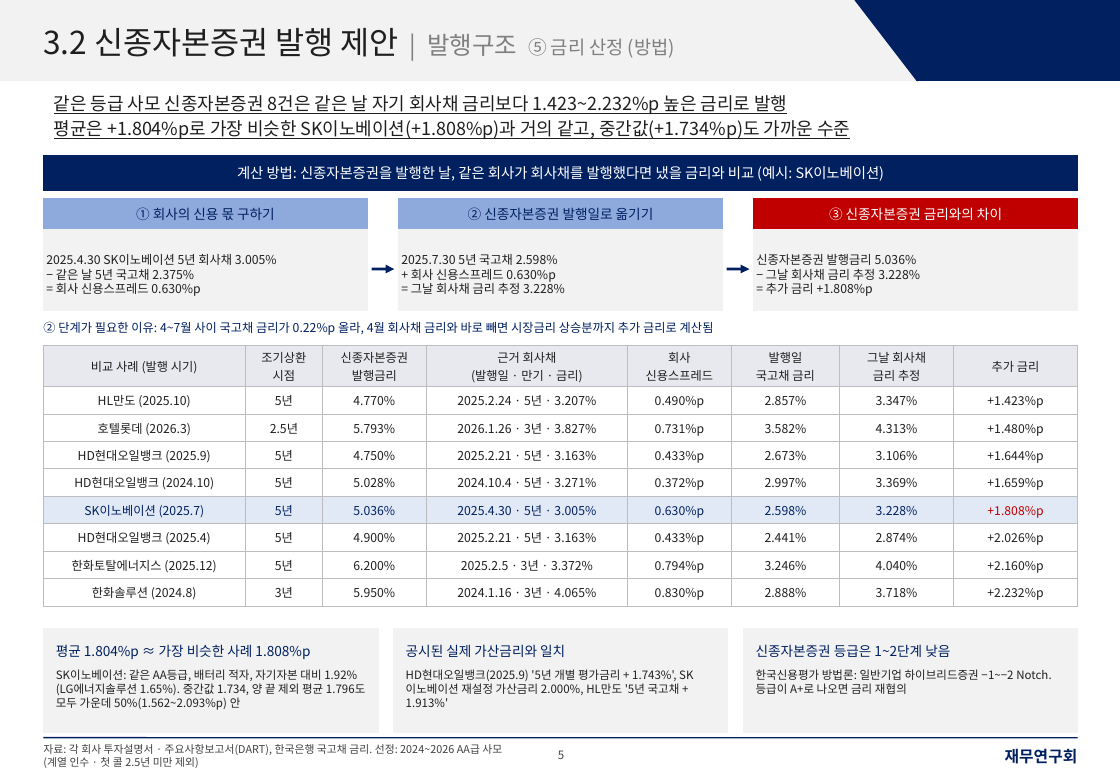
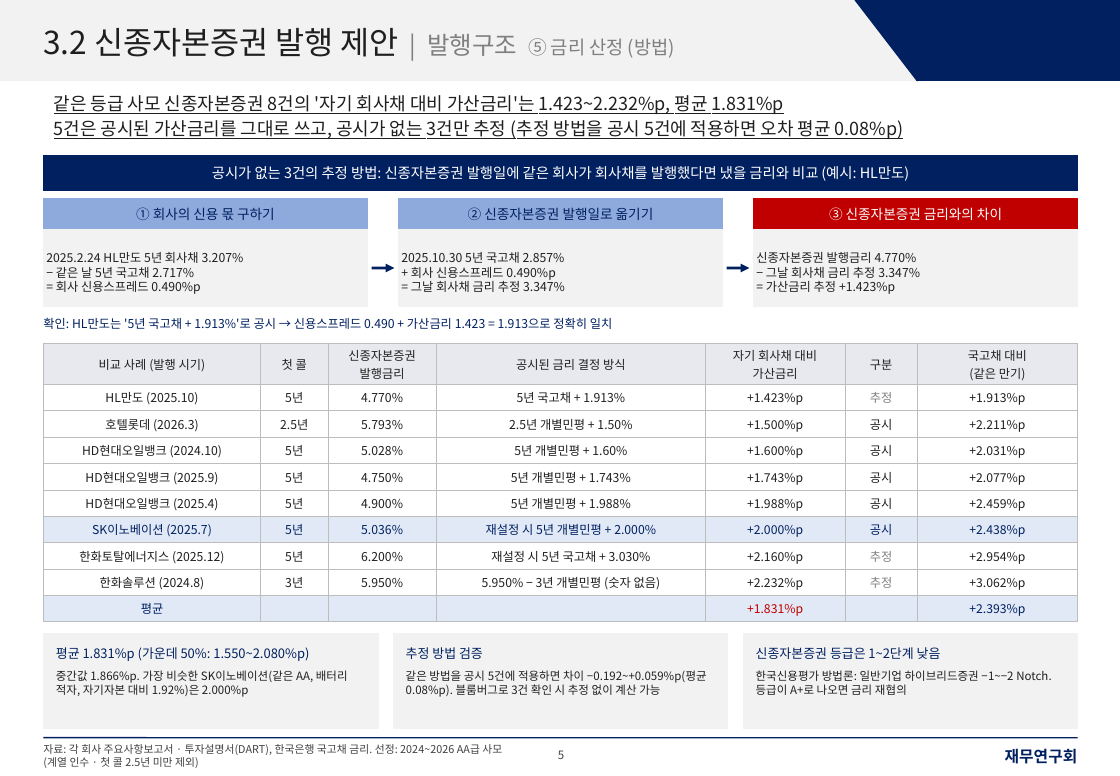
Before and after one commit to shy065542-rgb/SSHHYY, a slide deck: slide 5 of LGES_신종_발행구조_재무연구회양식.pptx. Drawn at 1120x776 pixels with LibreOffice and Linux fonts; fonts in the diff are those of the drawing. Boxes give left, top, right and bottom in pixels: in the first picture for what was removed or moved away, otherwise in the second. Text is boxed around its words. In the diff, an @@ line names an element or a change of style, - is before the commit and + after.

```diff
--- a/LGES_신종_발행구조_재무연구회양식.pptx
+++ b/LGES_신종_발행구조_재무연구회양식.pptx
@@ text at (54,95,903,139): text changed @@
-같은 등급 사모 신종자본증권 8건은 같은 날 자기 회사채 금리보다 1.423~2.232%p 높은 금리로 발행
-평균은 +1.804%p로 가장 비슷한 SK이노베이션(+1.808%p)과 거의 같고, 중간값(+1.734%p)도 가까운 수준
+같은 등급 사모 신종자본증권 8건의 '자기 회사채 대비 가산금리'는 1.423~2.232%p, 평균 1.831%p
+5건은 공시된 가산금리를 그대로 쓰고, 공시가 없는 3건만 추정 (추정 방법을 공시 5건에 적용하면 오차 평균 0.08%p)
@@ text in rectangle at (212,166,909,181): text changed @@
-계산 방법: 신종자본증권을 발행한 날, 같은 회사가 회사채를 발행했다면 냈을 금리와 비교 (예시: SK이노베이션)
+공시가 없는 3건의 추정 방법: 신종자본증권 발행일에 같은 회사가 회사채를 발행했다면 냈을 금리와 비교 (예시: HL만도)
@@ rectangle "2025.2.24 HL만도 5년 회사채 3.207%": place and size @@
-rectangle "2025.2.24 HL만도 5년 회사채 3.207%" at (43,230,367,310)
+rectangle "2025.2.24 HL만도 5년 회사채 3.207%" at (43,230,367,306)
@@ rectangle "2025.10.30 5년 국고채 2.857%": place and size @@
-rectangle "2025.10.30 5년 국고채 2.857%" at (398,230,722,310)
+rectangle "2025.10.30 5년 국고채 2.857%" at (398,230,722,306)
@@ rectangle "신종자본증권 발행금리 4.770%": place and size @@
-rectangle "신종자본증권 발행금리 4.770%" at (754,230,1078,310)
+rectangle "신종자본증권 발행금리 4.770%" at (754,230,1078,306)
@@ text in rectangle at (46,252,244,294): text changed @@
-2025.4.30 SK이노베이션 5년 회사채 3.005%
-− 같은 날 5년 국고채 2.375%
-= 회사 신용스프레드 0.630%p
+2025.2.24 HL만도 5년 회사채 3.207%
+− 같은 날 5년 국고채 2.717%
+= 회사 신용스프레드 0.490%p
@@ text in rectangle at (401,252,565,292): text changed @@
-2025.7.30 5년 국고채 2.598%
-+ 회사 신용스프레드 0.630%p
-= 그날 회사채 금리 추정 3.228%
+2025.10.30 5년 국고채 2.857%
++ 회사 신용스프레드 0.490%p
+= 그날 회사채 금리 추정 3.347%
@@ text in rectangle at (756,252,920,294): text changed @@
-신종자본증권 발행금리 5.036%
-− 그날 회사채 금리 추정 3.228%
-= 추가 금리 +1.808%p
+신종자본증권 발행금리 4.770%
+− 그날 회사채 금리 추정 3.347%
+= 가산금리 추정 +1.423%p
@@ text at (43,317,612,329): text changed @@
-② 단계가 필요한 이유: 4~7월 사이 국고채 금리가 0.22%p 올라, 4월 회사채 금리와 바로 빼면 시장금리 상승분까지 추가 금리로 계산됨
+확인: HL만도는 '5년 국고채 + 1.913%'로 공시 → 신용스프레드 0.490 + 가산금리 1.423 = 1.913으로 정확히 일치
@@ table at (43,343,1078,620) @@
-비교 사례 (발행 시기) | 조기상환 / 시점 | 신종자본증권 / 발행금리 | 근거 회사채 / (발행일 · 만기 · 금리) | 회사 / 신용스프레드 | 발행일 / 국고채 금리 | 그날 회사채 / 금리 추정 | 추가 금리
-HL만도 (2025.10) | 5년 | 4.770% | 2025.2.24 · 5년 · 3.207% | 0.490%p | 2.857% | 3.347% | +1.423%p
-호텔롯데 (2026.3) | 2.5년 | 5.793% | 2026.1.26 · 3년 · 3.827% | 0.731%p | 3.582% | 4.313% | +1.480%p
-HD현대오일뱅크 (2025.9) | 5년 | 4.750% | 2025.2.21 · 5년 · 3.163% | 0.433%p | 2.673% | 3.106% | +1.644%p
-HD현대오일뱅크 (2024.10) | 5년 | 5.028% | 2024.10.4 · 5년 · 3.271% | 0.372%p | 2.997% | 3.369% | +1.659%p
-SK이노베이션 (2025.7) | 5년 | 5.036% | 2025.4.30 · 5년 · 3.005% | 0.630%p | 2.598% | 3.228% | +1.808%p
-HD현대오일뱅크 (2025.4) | 5년 | 4.900% | 2025.2.21 · 5년 · 3.163% | 0.433%p | 2.441% | 2.874% | +2.026%p
-한화토탈에너지스 (2025.12) | 5년 | 6.200% | 2025.2.5 · 3년 · 3.372% | 0.794%p | 3.246% | 4.040% | +2.160%p
-한화솔루션 (2024.8) | 3년 | 5.950% | 2024.1.16 · 3년 · 4.065% | 0.830%p | 2.888% | 3.718% | +2.232%p
+비교 사례 (발행 시기) | 첫 콜 | 신종자본증권 / 발행금리 | 공시된 금리 결정 방식 | 자기 회사채 대비 / 가산금리 | 구분 | 국고채 대비 / (같은 만기)
+HL만도 (2025.10) | 5년 | 4.770% | 5년 국고채 + 1.913% | +1.423%p | 추정 | +1.913%p
+호텔롯데 (2026.3) | 2.5년 | 5.793% | 2.5년 개별민평 + 1.50% | +1.500%p | 공시 | +2.211%p
+HD현대오일뱅크 (2024.10) | 5년 | 5.028% | 5년 개별민평 + 1.60% | +1.600%p | 공시 | +2.031%p
+HD현대오일뱅크 (2025.9) | 5년 | 4.750% | 5년 개별민평 + 1.743% | +1.743%p | 공시 | +2.077%p
+HD현대오일뱅크 (2025.4) | 5년 | 4.900% | 5년 개별민평 + 1.988% | +1.988%p | 공시 | +2.459%p
+SK이노베이션 (2025.7) | 5년 | 5.036% | 재설정 시 5년 개별민평 + 2.000% | +2.000%p | 공시 | +2.438%p
+한화토탈에너지스 (2025.12) | 5년 | 6.200% | 재설정 시 5년 국고채 + 3.030% | +2.160%p | 추정 | +2.954%p
+한화솔루션 (2024.8) | 3년 | 5.950% | 5.950% − 3년 개별민평 (숫자 없음) | +2.232%p | 추정 | +3.062%p
+평균 |  |  |  | +1.831%p |  | +2.393%p
@@ rectangle: place and size @@
-rectangle at (43,629,377,732)
+rectangle at (43,633,377,728)
@@ text at (56,647,309,661): text changed; size 9.5 to 9 pt @@
-평균 1.804%p ≈ 가장 비슷한 사례 1.808%p
+평균 1.831%p (가운데 50%: 1.550~2.080%p)
@@ rectangle: place and size @@
-rectangle at (393,629,727,732)
+rectangle at (393,633,727,728)
@@ text at (406,647,483,659): text changed; size 9.5 to 9 pt @@
-공시된 실제 가산금리와 일치
+추정 방법 검증
@@ rectangle: place and size @@
-rectangle at (744,629,1078,732)
+rectangle at (744,633,1078,728)
@@ text "신종자본증권 등급은 1~2단계 낮음" at (756,647,941,659): size 9.5 to 9 pt @@
@@ text at (56,670,348,697): text changed @@
-SK이노베이션: 같은 AA등급, 배터리 적자, 자기자본 대비 1.92%(LG에너지솔루션 1.65%). 중간값 1.734, 양 끝 제외 평균 1.796도 모두 가운데 50%(1.562~2.093%p) 안
+중간값 1.866%p. 가장 비슷한 SK이노베이션(같은 AA, 배터리 적자, 자기자본 대비 1.92%)은 2.000%p
@@ text at (406,670,707,697): text changed @@
-HD현대오일뱅크(2025.9) '5년 개별 평가금리 + 1.743%', SK이노베이션 재설정 가산금리 2.000%, HL만도 '5년 국고채 + 1.913%'
+같은 방법을 공시 5건에 적용하면 차이 −0.192~+0.059%p(평균 0.08%p). 블룸버그로 3건 확인 시 추정 없이 계산 가능
@@ text at (43,744,502,768): text changed @@
-자료: 각 회사 투자설명서 · 주요사항보고서(DART), 한국은행 국고채 금리. 선정: 2024~2026 AA급 사모(계열 인수 · 첫 콜 2.5년 미만 제외)
+자료: 각 회사 주요사항보고서 · 투자설명서(DART), 한국은행 국고채 금리. 선정: 2024~2026 AA급 사모(계열 인수 · 첫 콜 2.5년 미만 제외)
```
Also in this commit, not shown: 5 other slides changed.
